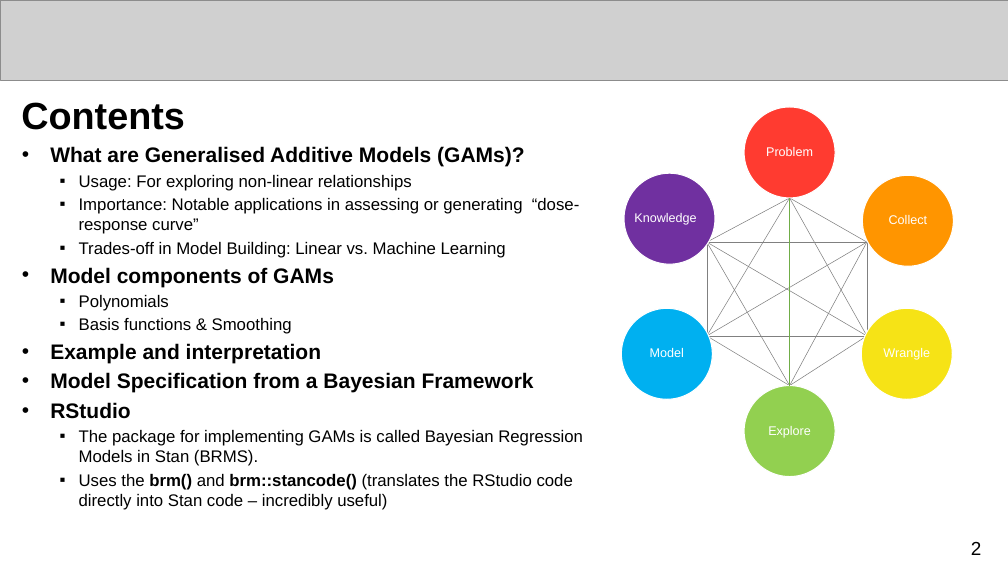
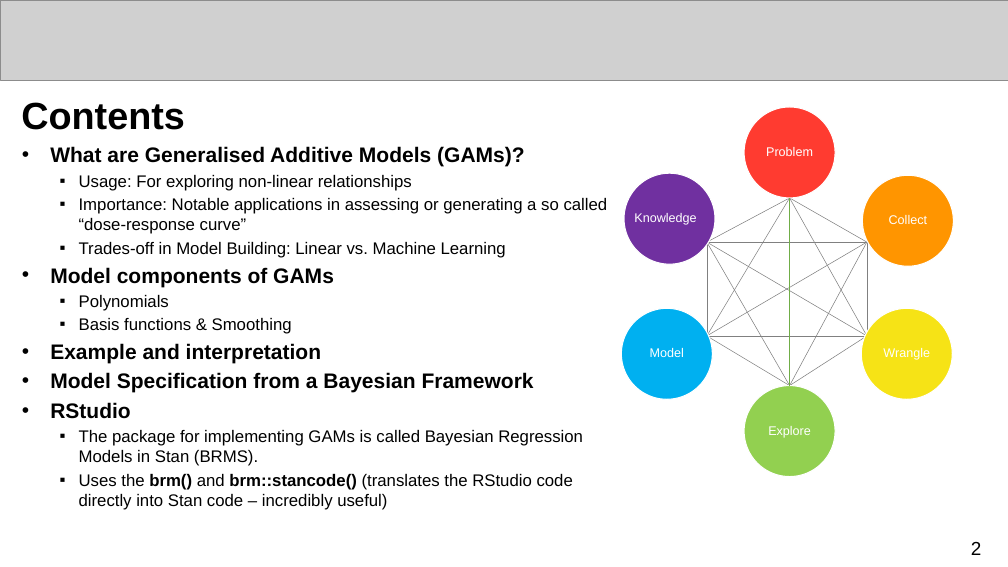
Before and after one commit to UCLPG-MSC-SGDS/GEOG0125, a slide deck: slide 2 of Lecture_notes_ppt/GEOG0125 Week 3 Lecture - Bayesian GAMs.pptx. Drawn at 1008x567 pixels with LibreOffice and Linux fonts; fonts in the diff are those of the drawing; grey boxes stand for pictures. Boxes give left, top, right and bottom in pixels: in the first picture for what was removed or moved away, otherwise in the second. Text is boxed around its words. In the diff, an @@ line names an element or a change of style, - is before the commit and + after.

```diff
--- a/Lecture_notes_ppt/GEOG0125 Week 3 Lecture - Bayesian GAMs.pptx
+++ b/Lecture_notes_ppt/GEOG0125 Week 3 Lecture - Bayesian GAMs.pptx
@@ text at [79,198,608,234]: text changed @@
-  ▪ Importance: Notable applications in assessing or generating “dose-response curve”
+  ▪ Importance: Notable applications in assessing or generating a so called “dose-response curve”
```
Also in this commit, not shown: 6 other slides changed, 2 slides added, 6 other files.
